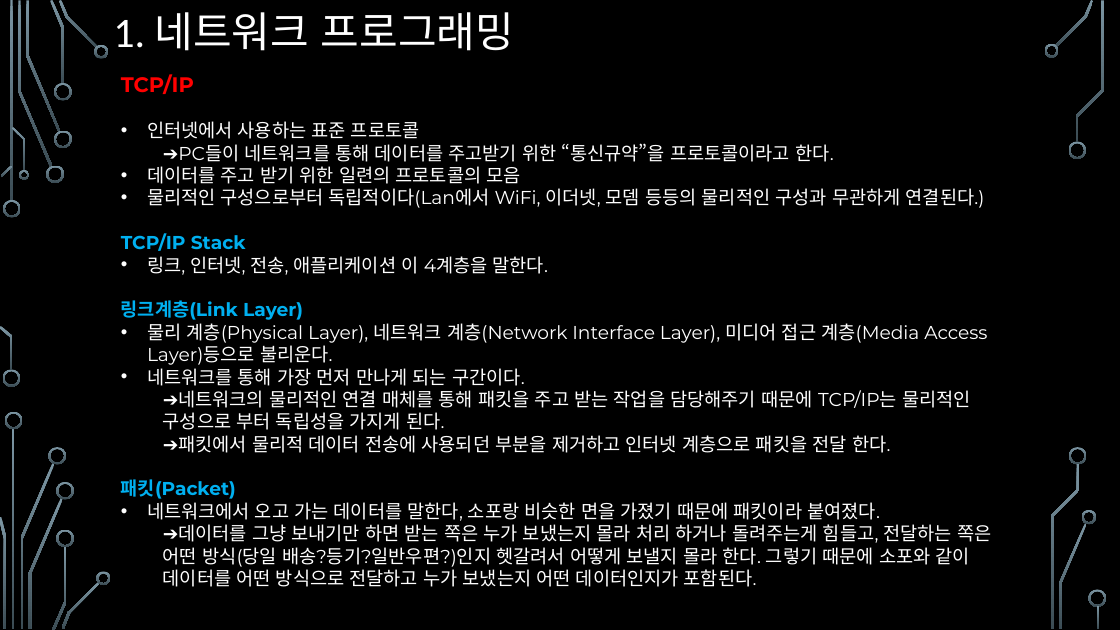
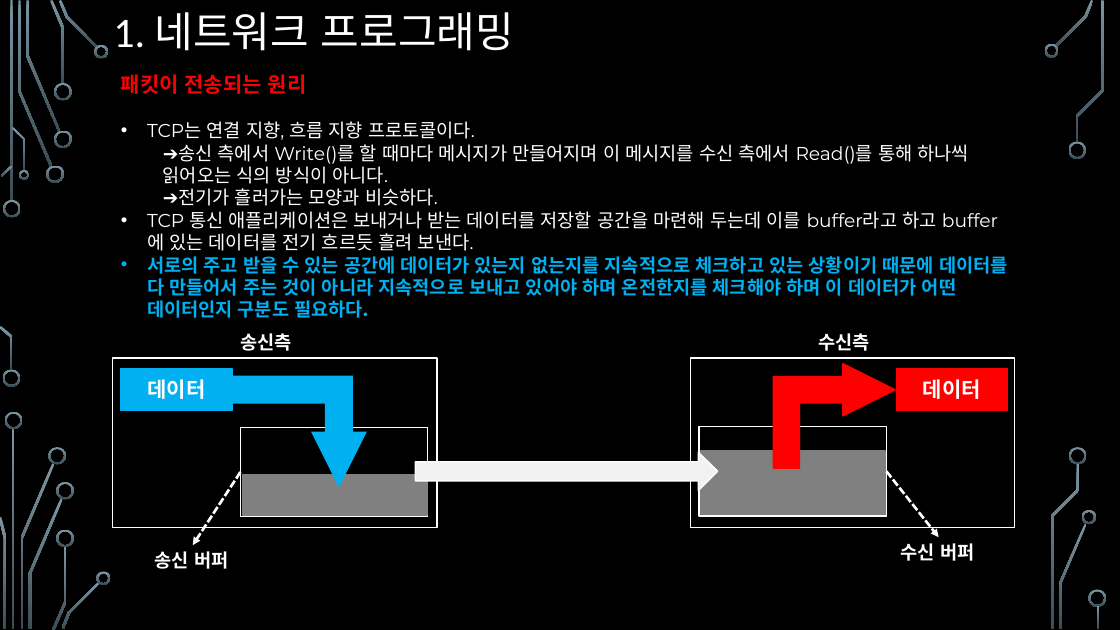
Before and after one commit to assassin4613/CShap, a slide deck: slide 11 of C#_Chapter_12.pptx. Drawn at 1120x630 pixels with LibreOffice and Linux fonts; fonts in the diff are those of the drawing; background and template pictures are left out. Boxes give left, top, right and bottom in pixels: in the first picture for what was removed or moved away, otherwise in the second. Text is boxed around its words. In the diff, an @@ line names an element or a change of style, - is before the commit and + after.

```diff
--- a/C#_Chapter_12.pptx
+++ b/C#_Chapter_12.pptx
@@ text at (121, 74, 1008, 318): text changed @@
-TCP/IP
-• 인터넷에서 사용하는 표준 프로토콜
-  ➔PC들이 네트워크를 통해 데이터를 주고받기 위한 “통신규약”을 프로토콜이라고 한다.
-• 데이터를 주고 받기 위한 일련의 프로토콜의 모음
-• 물리적인 구성으로부터 독립적이다(Lan에서 WiFi, 이더넷, 모뎀 등등의 물리적인 구성과 무관하게 연결된다.)
-TCP/IP Stack
-• 링크, 인터넷, 전송, 애플리케이션 이 4계층을 말한다.
-링크계층(Link Layer)
-• 물리 계층(Physical Layer), 네트워크 계층(Network Interface Layer), 미디어 접근 계층(Media Access Layer)등으로 불리운다.
-• 네트워크를 통해 가장 먼저 만나게 되는 구간이다.
-  ➔네트워크의 물리적인 연결 매체를 통해 패킷을 주고 받는 작업을 담당해주기 때문에 TCP/IP는 물리적인 구성으로 부터 독립성을 가지게 된다.
-  ➔패킷에서 물리적 데이터 전송에 사용되던 부분을 제거하고 인터넷 계층으로 패킷을 전달 한다.
-패킷(Packet)
-• 네트워크에서 오고 가는 데이터를 말한다, 소포랑 비슷한 면을 가졌기 때문에 패킷이라 붙여졌다.
-  ➔데이터를 그냥 보내기만 하면 받는 쪽은 누가 보냈는지 몰라 처리 하거나 돌려주는게 힘들고, 전달하는 쪽은 어떤 방식(당일 배송?등기?일반우편?)인지 헷갈려서 어떻게 보낼지 몰라 한다. 그렇기 때문에 소포와 같이 데이터를 어떤 방식으로 전달하고 누가 보냈는지 어떤 데이터인지가 포함된다.
+패킷이 전송되는 원리
+• TCP는 연결 지향, 흐름 지향 프로토콜이다.
+  ➔송신 측에서 Write()를 할 때마다 메시지가 만들어지며 이 메시지를 수신 측에서 Read()를 통해 하나씩 읽어오는 식의 방식이 아니다.
+  ➔전기가 흘러가는 모양과 비슷하다.
+• TCP 통신 애플리케이션은 보내거나 받는 데이터를 저장할 공간을 마련해 두는데 이를 buffer라고 하고 buffer에 있는 데이터를 전기 흐르듯 흘려 보낸다.
+• 서로의 주고 받을 수 있는 공간에 데이터가 있는지 없는지를 지속적으로 체크하고 있는 상황이기 때문에 데이터를 다 만들어서 주는 것이 아니라 지속적으로 보내고 있어야 하며 온전한지를 체크해야 하며 이 데이터가 어떤 데이터인지 구분도 필요하다.
@@ group added at (113, 333, 1015, 569): 8 rectangles, 4 texts, 2 bent up arrows, 2 arrows, 1 right arrow @@
+데이터
+송신측
+송신 버퍼
+데이터
+수신측
+수신 버퍼
```
Also in this commit, not shown: 1 other slide changed, 5 slides added.
